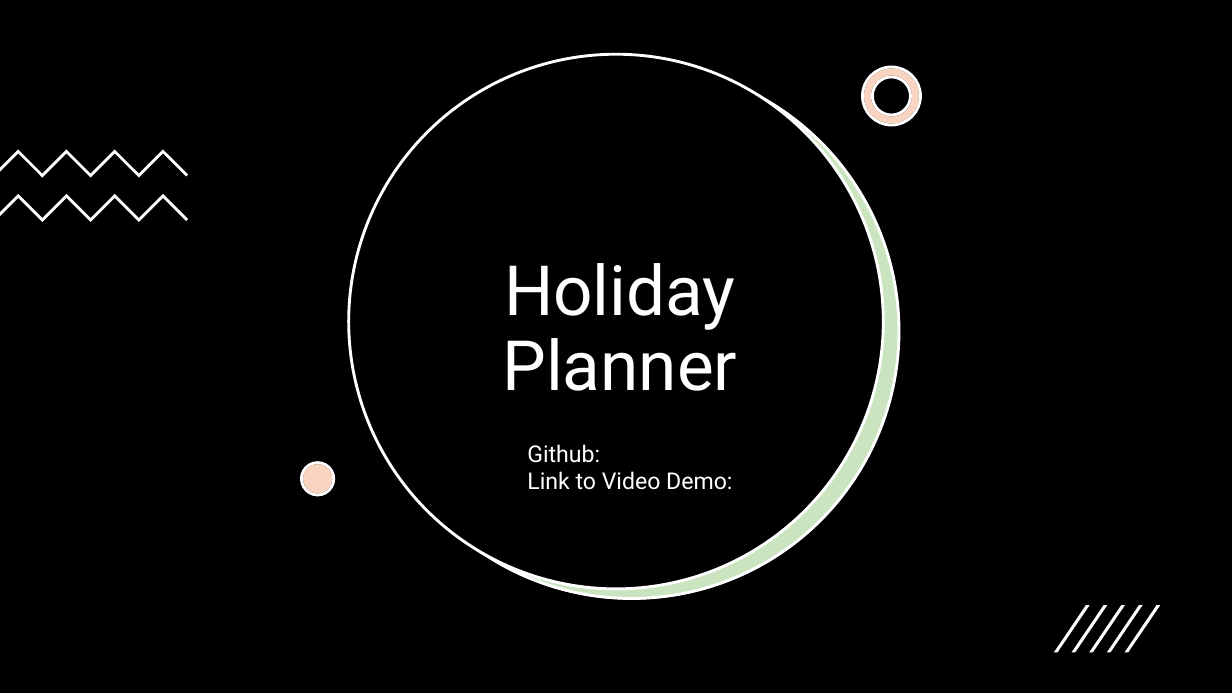
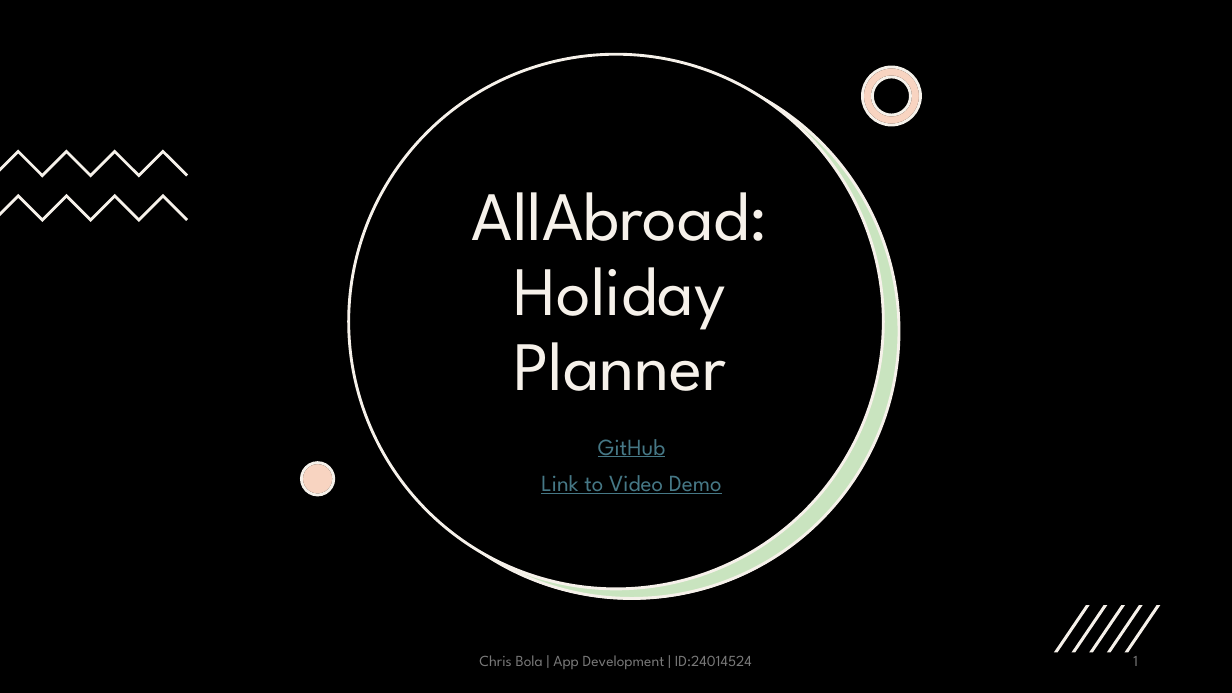
Before and after one commit to lghtson/ADS-2025, a slide deck: slide 1 of Holiday Planner.pptx. Drawn at 1232x693 pixels with LibreOffice and Linux fonts; fonts in the diff are those of the drawing. Boxes give left, top, right and bottom in pixels: in the first picture for what was removed or moved away, otherwise in the second. Text is boxed around its words. In the diff, an @@ line names an element or a change of style, - is before the commit and + after.

```diff
--- a/Holiday Planner.pptx
+++ b/Holiday Planner.pptx
@@ background #FFFFFF to #F6F1EA @@
@@ outline #FFFFFF 2.25 pt to #F6F1EA 2.25 pt in 4 elements at bbox=[348, 55, 884, 590], bbox=[862, 67, 921, 125], bbox=[301, 463, 334, 495], bbox=[364, 64, 899, 599] @@
@@ title at bbox=[472, 192, 768, 391]: text changed; font Roboto to League Spartan; text colour #FFFFFF to #F6F1EA @@
-Holiday Planner
+AllAbroad: Holiday Planner
@@ text added at bbox=[598, 439, 665, 457], 18 pt, text #467886, underline @@
+GitHub
@@ text at bbox=[541, 475, 722, 494]: text changed; font Roboto to League Spartan; text colour #FFFFFF to #467886 @@
-Github:
-Link to Video Demo:
+Link to Video Demo
@@ fill #FFFFFF to #F6F1EA in 7 elements at bbox=[0, 150, 189, 177], bbox=[0, 194, 189, 222], bbox=[1054, 605, 1090, 653], bbox=[1072, 605, 1108, 653], bbox=[1090, 605, 1126, 653], bbox=[1107, 605, 1143, 653], bbox=[1125, 605, 1161, 653] @@
@@ text added at bbox=[479, 655, 752, 669], 12 pt, text #797979 @@
+Chris Bola | App Development | ID:24014524
@@ page number added at bbox=[1133, 656, 1138, 666], 12 pt, text #797979 @@
+1
```
Also in this commit, not shown: 25 other slides changed, 4 slides added, 6 slides removed, 4 other files.
